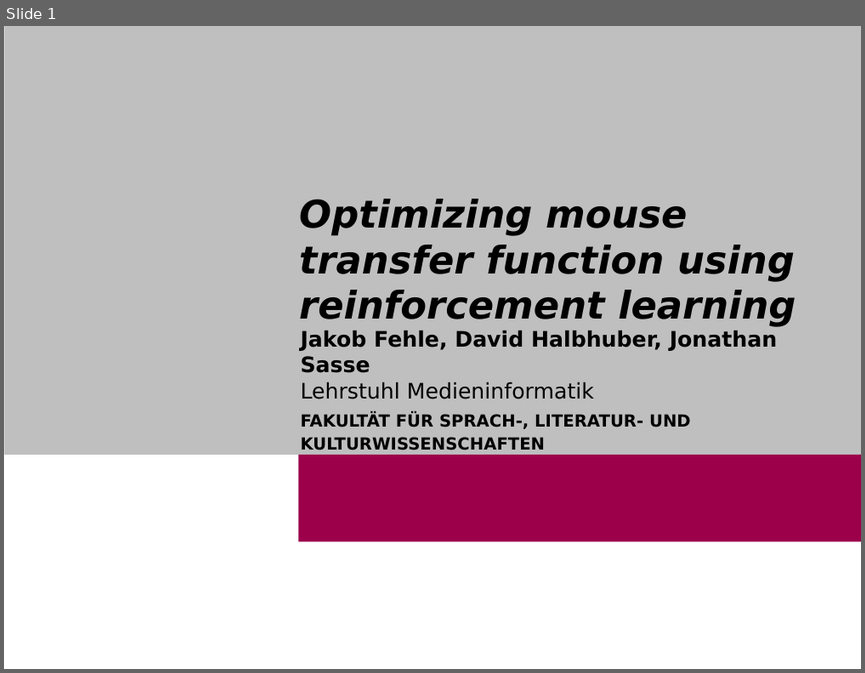
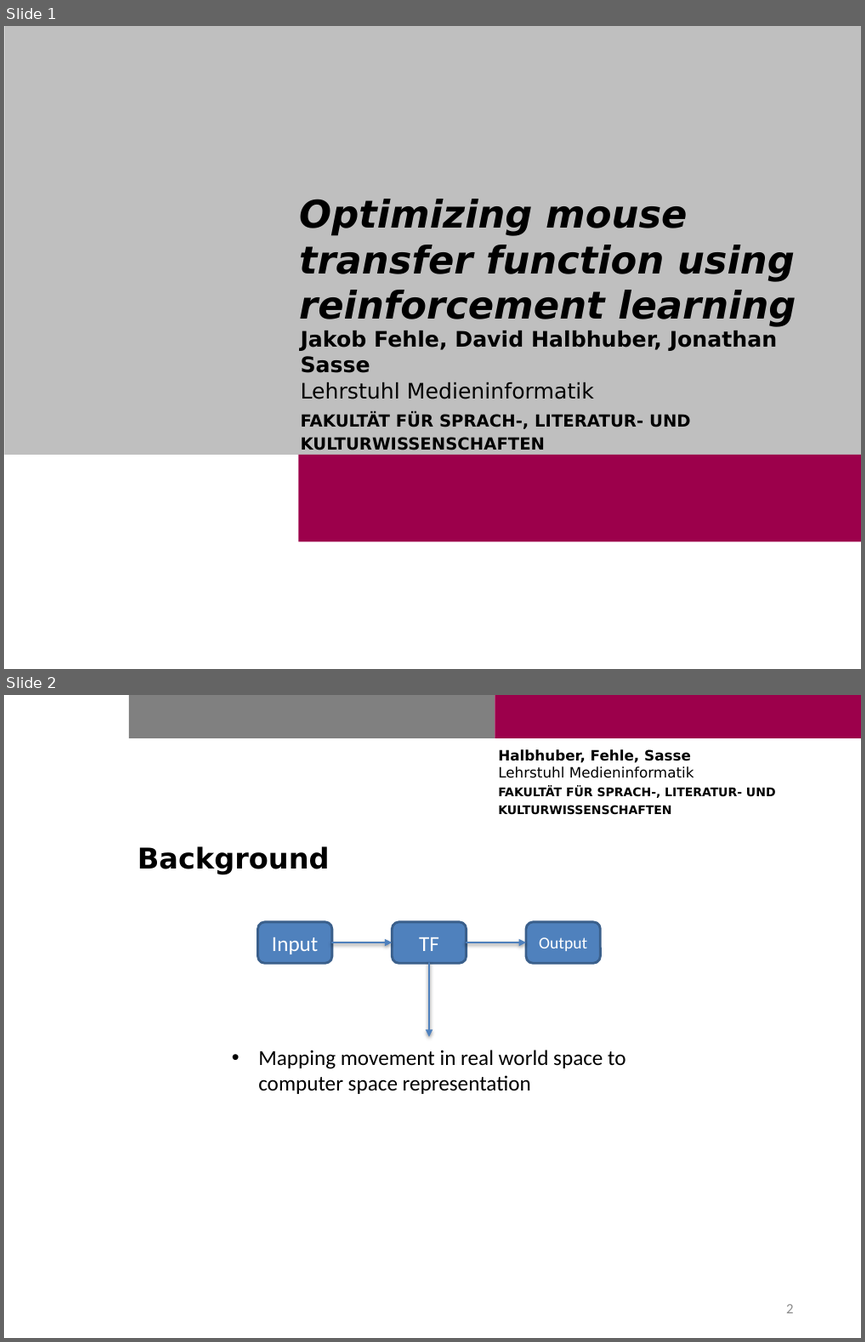
Before and after one commit to Cele3x/practical-seminar, a slide deck: 01-topic-selection/topics/mouse-transfer-function/TransferfunctionRL.pptx. Shown one above the other, each under a label of ours: slide 1 before the commit, slides 1 and 2 after it. The pictures are 865x673 and 865x1342 pixels, drawn with LibreOffice and Linux fonts; fonts in the diff are those of the drawing; background and template pictures are left out. Boxes give left, top, right and bottom in pixels: in the first picture for what was removed or moved away, otherwise in the second. Text is boxed around its words. In the diff, an @@ line names an element or a change of style, - is before the commit and + after.

Commit message:
added ppt for TF_DRL

```diff
--- a/01-topic-selection/topics/mouse-transfer-function/TransferfunctionRL.pptx
+++ b/01-topic-selection/topics/mouse-transfer-function/TransferfunctionRL.pptx
@@ slide 2 added at (4, 695, 861, 1338), background #FFFFFF; not listed: 2 template elements that a slide beside it also shows @@
@@ text added at (498, 749, 776, 814), 10 pt, text #000000, bold @@
+Halbhuber, Fehle, Sasse
+Lehrstuhl Medieninformatik
+FAKULTÄT FÜR SPRACH-, LITERATUR- UND
+KULTURWISSENSCHAFTEN
@@ title added at (137, 846, 330, 874), 24 pt, text #000000, bold @@
+Background
@@ rounded rectangle added at (257, 922, 332, 964), fill #4F81BD, outline #3A5F8C 2 pt, 18 pt, text #FFFFFF @@
+Input
@@ rounded rectangle added at (392, 922, 466, 964), fill #4F81BD, outline #3A5F8C 2 pt, 18 pt, text #FFFFFF @@
+TF
@@ rounded rectangle added at (526, 922, 601, 964), fill #4F81BD, outline #3A5F8C 2 pt, 14 pt, text #FFFFFF @@
+Output
@@ arrow added from (332, 942) to (392, 942), #4F81BD 2 pt @@
@@ arrow added from (466, 942) to (526, 942), #4F81BD 2 pt @@
@@ arrow added from (429, 964) to (429, 1037), #4F81BD 2 pt @@
@@ text added at (258, 1049, 625, 1094), 18 pt, text #000000 @@
+• Mapping movement in real world space to computer space representation
@@ page number added at (786, 1304, 793, 1313), 12 pt, text #8C8C8C @@
+2
```
Also in this commit, not shown: 2 slides changed, 1 slide removed.
